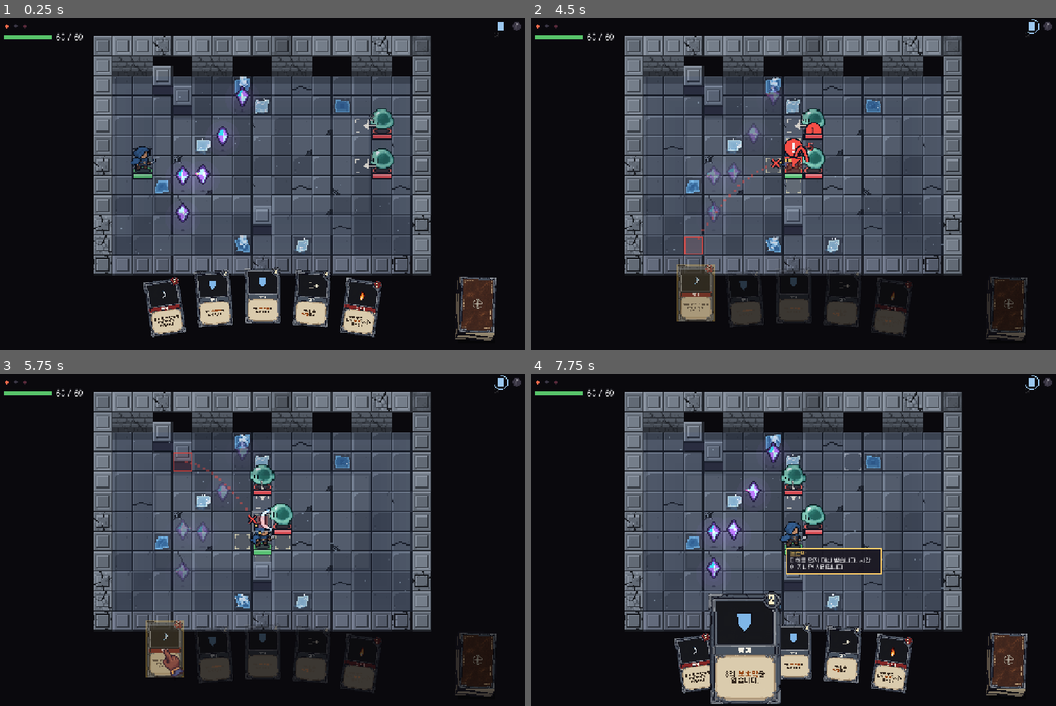
Above: before the commit, frames 1-4 (two rows, left to right).
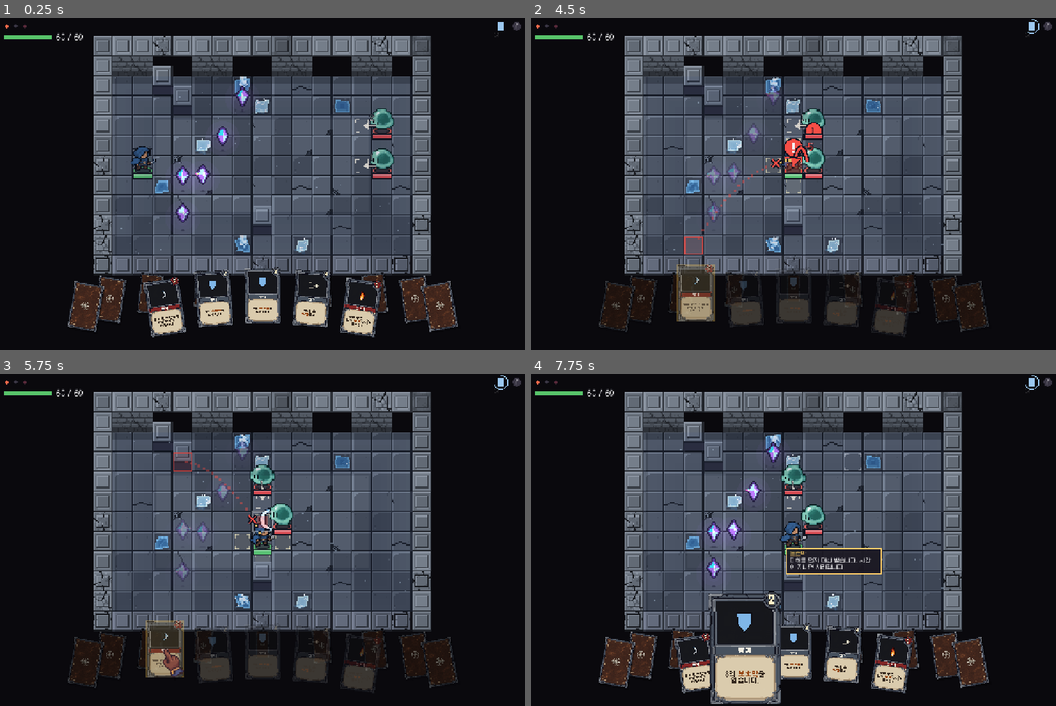
Above: after the commit, the same moments.

Repository: Luchenia/everycard
Game: Godot game, scene res://scenes/battle.tscn
The game is run twice, just before and just after one commit, with the same random seed, the same clock (stepped at 60 frames per second) and the same inputs.
Inputs (mouse positions are in pixels of both pictures, inside the frame that each line leads up to):
- Up to frame 1 (0.25 s): no input
- Up to frame 2 (4.5 s): tap Enter at 0.5 s; drag from (793, 157) to (846, 110) at 0.52 s; drag from (693, 306) to (767, 250) at 1.27 s; move the mouse to (746, 290) at 2.02 s; hold D 2.03-2.75 s; tap R at 2.1 s; click (746, 290) at 2.17 s; drag from (793, 296) to (636, 134) at 2.77 s; drag from (840, 296) to (819, 184) at 3.52 s; drag from (693, 306) to (714, 101) at 4.27 s
- Up to frame 3 (5.75 s): move the mouse to (162, 649) at 5.02 s; hold Down from 5.03 s (still down); tap Q at 5.1 s; click (162, 649) at 5.17 s
- Up to frame 4 (7.75 s): release Down at 5.75 s; drag from (693, 649) to (688, 556) at 5.77 s; drag from (693, 662) to (846, 466) at 6.52 s; drag from (693, 649) to (767, 606) at 7.27 s

The runs differ from the first frame. In frame 1, 4.2% of the frame differs, in the area x 12-95%, y 76-98%; in frame 2, 1.5%; in frame 3, 1.5%; in frame 4, 4.2%.

Commit message:
Back to the deck ring, now tidy: real card backs evenly spaced with perspective
Co-Authored-By: Claude Opus 5.5 <noreply@anthropic.com>
Claude-Session: https://claude.ai/code/session_01Lpp6z2a9FxR3iVL1P5DjBQ

Diff:
--- a/src/view/battle_screen.gd
+++ b/src/view/battle_screen.gd
@@ -266,16 +266,19 @@
 	var d := f - 2.0
 	return Vector2(640 + d * FAN_GAP, FAN_Y + d * d * 7.0)
 
-## The rest of the deck as a real pile of face-down cards beside the hand: its height shows
-## roughly how many are left (no number). Flipping the hand deals the next card off the top and
-## tucks the pushed-out card under the pile.
-const PILE := Vector2(1150, 706)
-
-func _pile_top() -> Vector2:
-	var n := 0
-	if flow != null and flow.battle != null and flow.battle.belt != null:
-		n = maxi(0, flow.battle.belt.ring().size() - 5)
-	return PILE - Vector2(-mini(n, 30) * 1.0, mini(n, 30) * 2.0)
+## Behind the hand: the whole deck as a ring of face-down cards seen in 3D (the hand is the ring's
+## window at the front). How full the ring is shows roughly how many cards are left, no number.
+## A flip turns the ring by one card: a card is dealt off the ring into one end of the hand and the
+## pushed-out card goes back onto the ring.
+const RING_C := Vector2(640, 742)
+const RING_R := Vector2(440, 56)
+
+func _ring_pt(ang: float) -> Vector2:
+	return RING_C + Vector2(cos(ang) * RING_R.x, -sin(ang) * RING_R.y - 34)
+
+## Where the next card waits on the ring, at either side of the hand.
+func _pile_top(dir := 1) -> Vector2:
+	return _ring_pt(PI * (0.08 if dir > 0 else 0.92))
 
 func _draw_back(at: Vector2, sz: Vector2, rot: float, shade: float) -> void:
 	var t := Art.tex("ui/card_back.png")
@@ -286,9 +289,6 @@
 	else:
 		hand_layer.draw_rect(rr.grow(2), Art.INK)
 		hand_layer.draw_rect(rr, Color("#4a3226") * Color(shade, shade, shade))
-		hand_layer.draw_rect(rr.grow(-4), Color(Color("#8a6a3a"), shade), false, 2)
-		var dm := PackedVector2Array([Vector2(0, -sz.y * 0.18), Vector2(sz.x * 0.2, 0), Vector2(0, sz.y * 0.18), Vector2(-sz.x * 0.2, 0)])
-		hand_layer.draw_colored_polygon(dm, Color(Art.GOLD, 0.7 * shade))
 	hand_layer.draw_set_transform(Vector2.ZERO, 0.0, Vector2.ONE)
 
 func _draw_wheel() -> void:
@@ -297,23 +297,40 @@
 	var n := maxi(0, flow.battle.belt.ring().size() - 5)
 	if n == 0:
 		return
-	var sz := CardView.SIZE
+	# the rest of the deck spread evenly over the back arc of the ring, from right to left
+	var slide := spin / WHEEL_STEP
+	var span := PI * 0.84
+	var step := span / maxf(1.0, float(n - 1)) if n > 1 else 0.0
+	step = minf(step, PI / 9.0)
+	var start := PI / 2 - step * (n - 1) / 2.0
+	var cards_at := []
+	for i in n:
+		var ang := start + step * (float(i) + slide)
+		cards_at.append(ang)
+	# far (top of the ellipse, middle) first, near (the ends) last
+	cards_at.sort_custom(func(a, b): return absf(a - PI / 2) < absf(b - PI / 2))
 	var dim := 0.5 if selected >= 0 else 1.0
-	hand_layer.draw_rect(Rect2(PILE - sz / 2 + Vector2(6, 10), sz), Color(0, 0, 0, 0.35))
-	var layers := mini(n, 24)
-	for i in layers:
-		# the pile's edge: a sliver per card, a little uneven like a real stack
-		var at := PILE + Vector2(i * 1.0 + sin(i * 2.3) * 0.8, -i * 2.0)
-		var rot := 0.03 + sin(i * 1.7) * 0.012
-		if i < layers - 1:
-			# only the card edge shows under the next one: a pale paper line
-			hand_layer.draw_set_transform(at, rot, Vector2.ONE)
-			hand_layer.draw_rect(Rect2(-sz / 2 - Vector2(2, 2), sz + Vector2(4, 4)), Art.INK)
-			hand_layer.draw_rect(Rect2(Vector2(-sz.x / 2, sz.y / 2 - 1), Vector2(sz.x, 2)), Color(Color("#b8a888"), (0.5 + 0.4 * float(i) / layers) * dim))
-			hand_layer.draw_rect(Rect2(Vector2(-sz.x / 2 - 1, -sz.y / 2), Vector2(2, sz.y)), Color(Color("#8a7a62"), 0.6 * dim))
-			hand_layer.draw_set_transform(Vector2.ZERO, 0.0, Vector2.ONE)
-		else:
-			_draw_back(at, sz, rot, dim)
+	for ang in cards_at:
+		var near := absf(cos(ang))          # 0 at the far middle, 1 at the sides
+		var k := 0.5 + 0.35 * near
+		var p := _ring_pt(ang)
+		var sz := CardView.SIZE * k
+		var shade := (0.55 + 0.45 * near) * dim
+		# cards face the centre of the ring: a little turned at the sides, squeezed by perspective
+		hand_layer.draw_set_transform(p, -cos(ang) * 0.18, Vector2(1.0 - 0.25 * (1.0 - near), 1.0))
+		hand_layer.draw_rect(Rect2(-sz / 2 + Vector2(3, 5), sz), Color(0, 0, 0, 0.3 * dim))
+		hand_layer.draw_set_transform(Vector2.ZERO, 0.0, Vector2.ONE)
+		_draw_back_xf(p, sz, -cos(ang) * 0.18, 1.0 - 0.25 * (1.0 - near), shade)
+
+func _draw_back_xf(at: Vector2, sz: Vector2, rot: float, sx: float, shade: float) -> void:
+	var t := Art.tex("ui/card_back.png")
+	hand_layer.draw_set_transform(at, rot, Vector2(sx, 1.0))
+	var rr := Rect2(-sz / 2, sz)
+	if t != null:
+		hand_layer.draw_texture_rect(t, rr, false, Color(shade, shade, shade))
+	else:
+		hand_layer.draw_rect(rr, Color("#4a3226") * Color(shade, shade, shade))
+	hand_layer.draw_set_transform(Vector2.ZERO, 0.0, Vector2.ONE)
 
 func _layout_hand() -> void:
 	hand_layer.queue_redraw()
@@ -351,7 +368,7 @@
 			if entering:
 				# dealt off the top of the pile, turning face up on the way
 				var k := absf(slide)
-				cv.position = cv.position.lerp(_pile_top() - cv.size / 2, k)
+				cv.position = cv.position.lerp(_pile_top(-1 if slide < 0.0 else 1) - cv.size / 2, k)
 				cv.rotation = lerpf(cv.rotation, 0.03, k)
 			if cv.lit:
 				# the picked card stays small (the board must stay visible) but rises out of the hand
@@ -372,11 +389,11 @@
 	cv.rotation = src.rotation
 	cv.pivot_offset = cv.size / 2
 	add_child(cv)
-	var dest := _pile_top() - cv.size / 2 + Vector2(0, 8)   # tucked under the pile
+	var dest := _pile_top(dir) - cv.size / 2   # back onto the ring
 	var tw := create_tween().set_parallel(true)
 	tw.tween_property(cv, "position", dest, 0.3).set_trans(Tween.TRANS_QUAD).set_ease(Tween.EASE_IN)
 	tw.tween_property(cv, "rotation", 0.03, 0.3)
-	tw.tween_property(cv, "scale", Vector2(0.9, 0.9), 0.3)
+	tw.tween_property(cv, "scale", Vector2(0.6, 0.6), 0.3)
 	tw.tween_property(cv, "modulate", Color(0.6, 0.6, 0.6, 0.0), 0.3).set_delay(0.12)
 	tw.chain().tween_callback(cv.queue_free)
 
Binary file changed: evidence/screen/10_warning_arrows.png
Binary file changed: evidence/screen/11_card_performing.png
Binary file changed: evidence/screen/12_hand_flip.png
Binary file changed: evidence/screen/13_walking.png
Binary file changed: evidence/screen/14_drag_path.png
Binary file changed: evidence/screen/15_hand_pick.png
